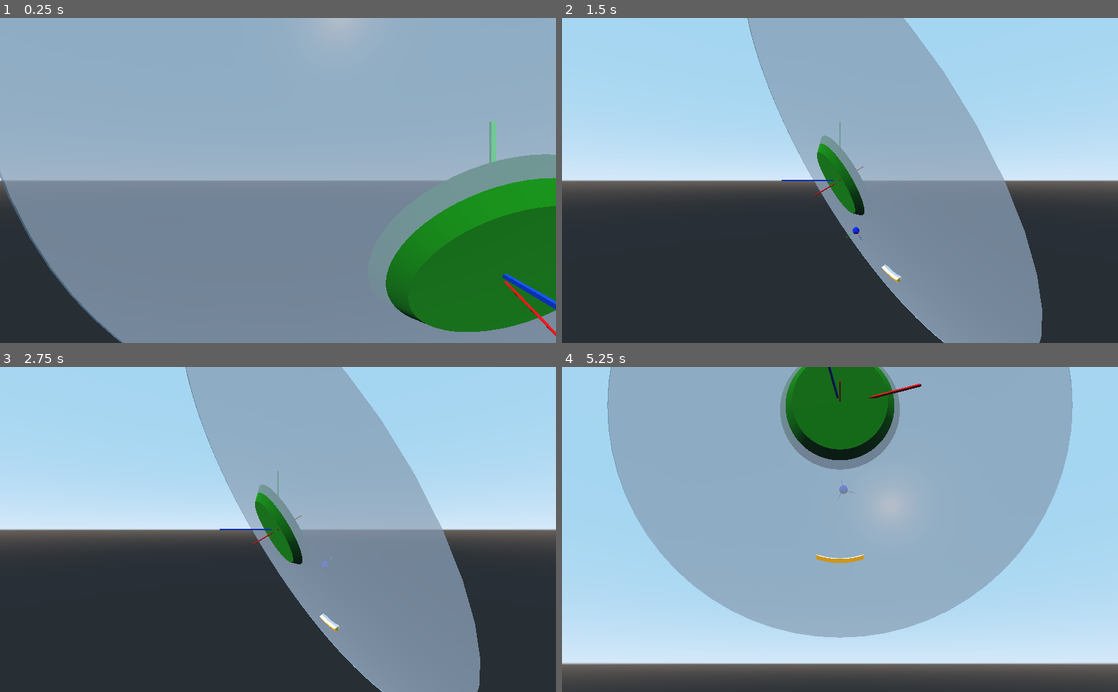
Above: before the commit, frames 1-4 (two rows, left to right).
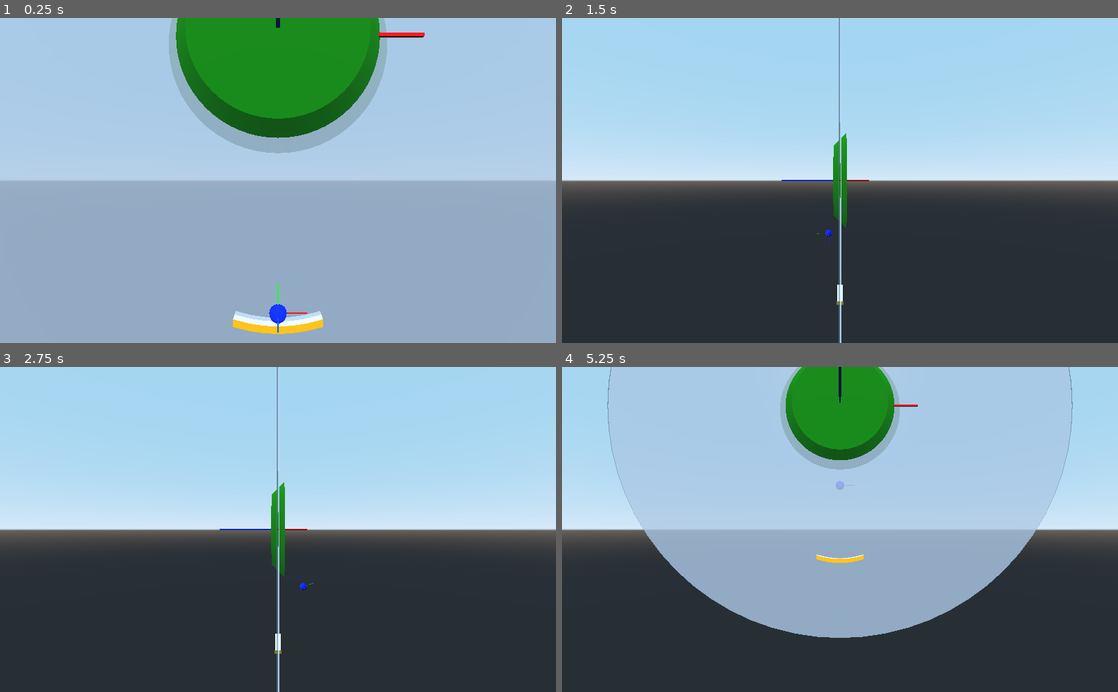
Above: after the commit, the same moments.

Repository: teratron/treaker
Game: Godot game, scene res://src/world/World.tscn
The game is run twice, just before and just after one commit, with the same random seed, the same clock (stepped at 60 frames per second) and the same inputs.
Inputs (mouse positions are in pixels of both pictures, inside the frame that each line leads up to):
- Up to frame 1 (0.25 s): no input
- Up to frame 2 (1.5 s): tap Enter at 0.5 s; move the mouse to (867, 180) at 0.52 s; press the mouse at (867, 180) at 0.53 s; hold W (move_forward) from 0.53 s (still down); move the mouse to (812, 180) at 1.27 s; release the mouse at (812, 180) at 1.28 s; tap C (toggle_camera) at 1.35 s; click (812, 180) at 1.42 s
- Up to frame 3 (2.75 s): keep holding W (move_forward); move the mouse to (289, 523) at 2.02 s; tap Alt (use_ability) at 2.1 s; click (289, 523) at 2.17 s
- Up to frame 4 (5.25 s): keep holding W (move_forward); tap Space (move_up) at 2.75, 4.25 s; move the mouse to (834, 536) at 2.77 s; tap P at 2.85 s; click (834, 536) at 2.92 s; tap Enter at 3.5, 5 s; move the mouse to (878, 532) at 3.52 s; tap T at 3.6 s; click (878, 532) at 3.67 s; tap Tab (toggle_debug_menu) at 4.15 s; move the mouse to (795, 526) at 4.27 s; click (795, 526) at 4.35 s; move the mouse to (845, 529) at 5.02 s; hold C (toggle_camera) from 5.03 s (still down); click (845, 529) at 5.17 s

The runs differ from the first frame. In frame 1, 98% of the frame differs, in the area x 0-100%, y 0-100%; in frame 2, 31%; in frame 3, 31%; in frame 4, 72%.

Commit message:
Velocity ball

Diff:
--- a/app/src/debug/Debug.tscn
+++ b/app/src/debug/Debug.tscn
@@ -11,7 +11,7 @@
 }
 
 [node name="CameraFloat" type="Camera" parent="." groups=["camera"]]
-transform = Transform( 0.965926, 0, 0.258819, 0, 1, 0, -0.258819, 0, 0.965926, -10, 6, 19 )
+transform = Transform( 1, 0, 0, 0, 1, 0, 0, 0, 1, 0, -10, 16 )
 script = ExtResource( 1 )
 
 [node name="ActionDebug" type="Node" parent="CameraFloat"]
--- a/app/src/player/Ball.gd
+++ b/app/src/player/Ball.gd
@@ -13,6 +13,7 @@
 
 func _ready():
 	set_radius(radius)
+	#print(Vector3(7,3,1).project(Vector3(2,1,0)))
 	#yield(owner, "ready")
 	#prints(player, player.transform.basis.xform(Vector3(1, 0, 1)))
 	#set_axis_lock(PhysicsServer.BODY_AXIS_LINEAR_Z, true)
@@ -20,10 +21,15 @@
 
 func _integrate_forces(state):
 	if status == HOVERED:
+
 		if !velocity.normalized().is_equal_approx(state.linear_velocity.normalized()):
-			move(state.linear_velocity)
-		else:
-			set_linear_velocity(velocity)
+			velocity = state.linear_velocity.normalized() * speed #* state.get_step())
+			#move(state.linear_velocity)
+
+		#else:
+		#prints(velocity, "X:", player.transform.basis.x, velocity.project(player.transform.basis.x), "Y:", player.transform.basis.y, velocity.project(player.transform.basis.y))
+		prints(velocity, velocity.project(Vector3(1,1,0)))
+		set_linear_velocity(velocity)
 #			velocity = state.linear_velocity.normalized() * speed #* state.get_step())
 #			velocity.z = 0
 #			velocity = player.transform.basis.xform(velocity)
@@ -76,7 +82,9 @@
 
 
 func start(direction: Vector3) -> void:
-	move(direction)
+	#move(direction)
+	velocity = direction.normalized() * speed #* get_physics_process_delta_time())
+	set_linear_velocity(velocity)
 	status = HOVERED
 
 
--- a/app/src/world/World.tscn
+++ b/app/src/world/World.tscn
@@ -27,7 +27,6 @@
 [node name="Debug" parent="." instance=ExtResource( 1 )]
 
 [node name="Player" parent="." instance=ExtResource( 2 )]
-transform = Transform( 0.965926, 0.12941, 0.224144, 0, 0.866025, -0.5, -0.258819, 0.482963, 0.836516, 0, 0, 0 )
 
 [node name="Bricks" type="StaticBody" parent="Player"]
 
